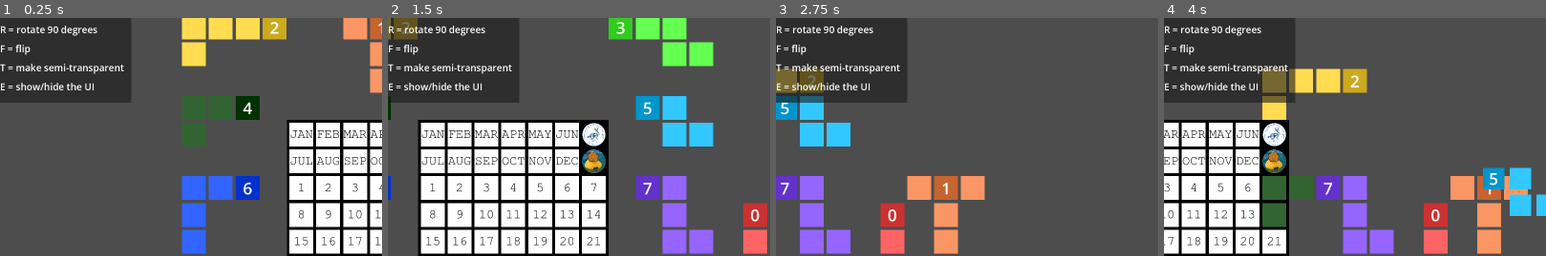
Above: before the commit, frames 1-4 (left to right).
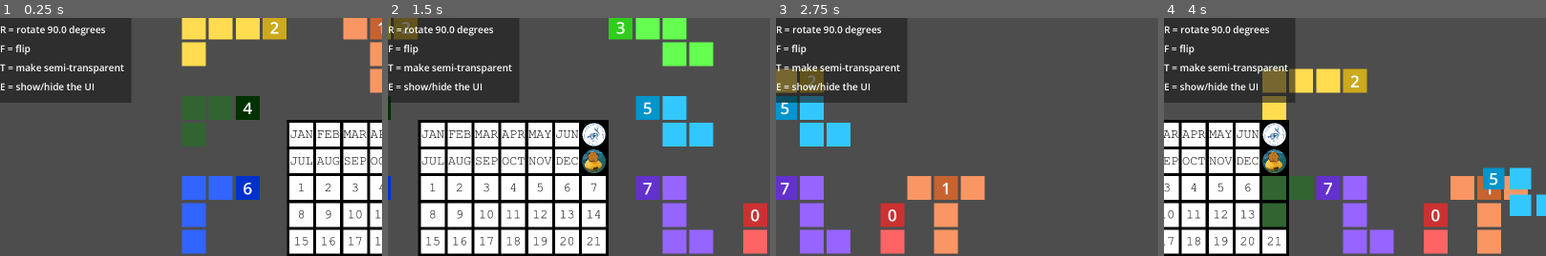
Above: after the commit, the same moments.

Repository: Jasper-Cn/Infinity
Game: Godot game, scene res://scenes/game.tscn
Two runs of this game, one before a commit and one after it. Both use one fixed random seed, a clock stepped at 60 frames per second and the inputs below. Sound files missing from this copy of the repository are replaced by a short silence.
Inputs (mouse positions are % of the whole screen's width and height, from its top left):
- Up to frame 1 (0.25 s): no input
- Up to frame 2 (1.5 s): tap Enter at 0.5 s; move the mouse to (72, 45) at 0.52 s; hold D (Right) 0.53-1.25 s; tap 0 (0) at 0.6 s; click (72, 45) at 0.67 s; tap 1 (1) at 0.8 s; drag from (30, 55) to (45, 70) at 1.27 s
- Up to frame 3 (2.75 s): move the mouse to (60, 28) at 2.02 s; hold D (Right) from 2.03 s (still down); tap 2 (2) at 2.1 s; click (60, 28) at 2.17 s; tap 3 (3) at 2.3 s
- Up to frame 4 (4 s): release D (Right) at 2.75 s; drag from (45, 70) to (20, 35) at 2.77 s; move the mouse to (80, 65) at 3.52 s; hold A (Left) from 3.53 s (still down); tap 4 (4) at 3.6 s; click (80, 65) at 3.67 s; tap 5 (5) at 3.8 s
The pictures show only the part of the screen within x 0-50%, y 3-53%; the shares and areas given below are measured in that part.

The runs differ from the first frame. In frame 1, 0.2% of the frame differs, in the area x 15-28%, y 3-8%; in frame 2, 0.2%; in frame 3, 0.2%; in frame 4, 0.2%.

Commit message:
fuxxxxxx bro, why chrome gotta be like this

Diff:
--- a/autoloads/event_bus.gd
+++ b/autoloads/event_bus.gd
@@ -6,4 +6,4 @@
 signal update_subject_color()
 signal drag(selected_num: int)
 signal get_subject_info(subject_num: int)
-signal set_subject_info(subject_info: Array)
+signal set_subject_info(subject_num: int, subject_info: Array)
--- a/autoloads/global.gd
+++ b/autoloads/global.gd
@@ -4,6 +4,8 @@
 const SETTINGS = preload("res://scenes/settings.tscn")
 const TILE_SIZE = Vector2(90, 90)
 const BOARD_SIZE = Vector2i(7, 8)
+const ROTATION_DEGREES_AMOUNT: float = 90
+const NUM_OF_SUBJECTS = 10
 
 var debug_mode : bool = true
 var mouse_dragging_item: int = -1
--- a/scenes/settings.tscn
+++ b/scenes/settings.tscn
@@ -8,13 +8,15 @@
 [sub_resource type="StyleBoxFlat" id="StyleBoxFlat_f4mfi"]
 bg_color = Color(0.6, 0.6, 0.6, 0.8627451)
 
-[node name="Settings" type="CanvasLayer" unique_id=271222457 node_paths=PackedStringArray("animations_button", "sfx_slider", "copy_button", "paste_button", "timer")]
+[node name="Settings" type="CanvasLayer" unique_id=271222457 node_paths=PackedStringArray("animations_button", "sfx_slider", "copy_button", "paste_button", "timer", "copy", "paste")]
 script = ExtResource("1_5p8wc")
 animations_button = NodePath("Panel/MarginContainer/VB/HB rotation animations/rotation animations Button")
 sfx_slider = NodePath("Panel/MarginContainer/VB/HBsfx/sfx Slider")
 copy_button = NodePath("Panel/MarginContainer/VB/copy Button")
 paste_button = NodePath("Panel/MarginContainer/VB/paste Button")
 timer = NodePath("Timer")
+copy = NodePath("Panel/MarginContainer/VB/Copy")
+paste = NodePath("Panel/MarginContainer/VB/Paste")
 popup_name = "Settings"
 
 [node name="Panel" type="Panel" parent="." unique_id=401543779]
@@ -193,13 +195,27 @@
 layout_mode = 2
 text = "full"
 
+[node name="Copy" type="TextEdit" parent="Panel/MarginContainer/VB" unique_id=1394708770]
+modulate = Color(1, 0, 1, 1)
+custom_minimum_size = Vector2(0, 40)
+layout_mode = 2
+placeholder_text = "Copy Arrangement From Here"
+
+[node name="Paste" type="TextEdit" parent="Panel/MarginContainer/VB" unique_id=498412981]
+modulate = Color(0, 1, 0, 1)
+custom_minimum_size = Vector2(0, 40)
+layout_mode = 2
+placeholder_text = "Paste Arrangement To Here"
+
 [node name="copy Button" type="Button" parent="Panel/MarginContainer/VB" unique_id=630262424]
+visible = false
 modulate = Color(1, 0, 1, 1)
 custom_minimum_size = Vector2(200, 0)
 layout_mode = 2
 text = "Copy arrangement"
 
 [node name="paste Button" type="Button" parent="Panel/MarginContainer/VB" unique_id=759007288]
+visible = false
 modulate = Color(0, 1, 0, 1)
 custom_minimum_size = Vector2(200, 0)
 layout_mode = 2
@@ -241,6 +257,7 @@
 [connection signal="pressed" from="Panel/MarginContainer/VB/HB flip animations/flip animations Button" to="." method="_on_animations_button_pressed" flags=18 binds= [1]]
 [connection signal="pressed" from="Panel/MarginContainer/VB/HB click animations/click animations Button" to="." method="_on_animations_button_pressed" flags=18 binds= [2]]
 [connection signal="pressed" from="Panel/MarginContainer/VB/HB move animations/move animations Button" to="." method="_on_animations_button_pressed" flags=18 binds= [3]]
+[connection signal="text_changed" from="Panel/MarginContainer/VB/Paste" to="." method="_on_paste_button_pressed"]
 [connection signal="pressed" from="Panel/MarginContainer/VB/copy Button" to="." method="_on_copy_button_pressed"]
 [connection signal="pressed" from="Panel/MarginContainer/VB/paste Button" to="." method="_on_paste_button_pressed"]
 [connection signal="pressed" from="Panel/MarginContainer/VB/Rebind Button" to="." method="_on_button_pressed" binds= ["Rebind"]]
--- a/scripts/subject.gd
+++ b/scripts/subject.gd
@@ -1,5 +1,7 @@
 extends Node2D
 class_name Subject
+
+const BLOCK_SIZE: float = 80
 
 @export var color: Color = Color("WHITE")
 @export var self_number: int
@@ -39,12 +41,12 @@
 	EventBus.set_subject_info.connect(_subject_info_grab)
 	EventBus.update_subject_color.connect(_set_color)
 	EventBus.drag.connect(_stop_dragging)
-	_set_color()
+	_set_position()
 
 
 func _process(delta: float) -> void:
-	if is_touching_mouse:
-		print(self_number)
+	#if is_touching_mouse:
+		#print(self_number)
 	if Global.current_popup_page == "":
 		if visible:
 			if Global.mouse_dragging_item == self_number:
@@ -92,18 +94,18 @@
 
 func _control_type_1_subject_movement(delta: float) -> void:
 	if Input.is_action_just_pressed("Left"):
-		ideal_global_position.x -= 90
+		ideal_global_position.x -= Global.TILE_SIZE.x
 	if Input.is_action_just_pressed("Right"):
-		ideal_global_position.x += 90
+		ideal_global_position.x += Global.TILE_SIZE.x
 	if Input.is_action_just_pressed("Up"):
-		ideal_global_position.y -= 90
+		ideal_global_position.y -= Global.TILE_SIZE.y
 	if Input.is_action_just_pressed("Down"):
-		ideal_global_position.y += 90
+		ideal_global_position.y += Global.TILE_SIZE.y
 	var input_dir := Input.get_vector("Left", "Right", "Up", "Down")
 	if input_dir != Vector2.ZERO:
 		timer += delta
 		if timer >= wait_time:
-			ideal_global_position += ceil(input_dir) * 90
+			ideal_global_position += ceil(input_dir) * Global.TILE_SIZE
 			wait_time = 0.05
 			timer = 0
 		_tween_position_property()
@@ -118,31 +120,38 @@
 		0:
 			tweener.tween_property(self, "global_position", Vector2(ideal_global_position.x, ideal_global_position.y), duration)
 		1:
-			tweener.tween_property(self, "global_position", Vector2(floor((ideal_global_position.x+45)/90)*90, floor((ideal_global_position.y+45)/90)*90), duration)
+			tweener.tween_property(self, "global_position", _calculate_ideal_global_position(), duration)
 
 
 func _position_tween_to_grid() -> void:
 	Global.previous_mdi = Global.mouse_dragging_item
 	Global.mouse_dragging_item = -1
-	ideal_global_position.x = floor((ideal_global_position.x+45)/90)*90
-	ideal_global_position.y = floor((ideal_global_position.y+45)/90)*90
+	ideal_global_position = _calculate_ideal_global_position()
 	_tween_position_property()
+
+
+func _calculate_ideal_global_position() -> Vector2:
+	return Vector2(floor((ideal_global_position.x + (Global.TILE_SIZE.x/2))/Global.TILE_SIZE.x)*Global.TILE_SIZE.x,
+				   floor((ideal_global_position.y + (Global.TILE_SIZE.y/2))/Global.TILE_SIZE.y)*Global.TILE_SIZE.y)
 
 
 func _set_color(rect_0_minus_color: float = 0.2, rect_other: float = 0) -> void:
 	color_rect_0.color = Color(color.r - rect_0_minus_color, color.g - rect_0_minus_color, color.b - rect_0_minus_color)
+	for i in rect_arr.size():
+		rect_arr[i].color = Color(color.r - rect_other, color.g - rect_other, color.b - rect_other)
+
+func _set_position() -> void:
 	for i in rect_arr.size():
 		if coord_arr[i] == Vector2i(0, 0):
 			rect_arr[i].hide()
 		else:
-			rect_arr[i].position.x = coord_arr[i].x * 90 - 40
-			rect_arr[i].position.y = coord_arr[i].y * 90 - 40
-		rect_arr[i].color = Color(color.r - rect_other, color.g - rect_other, color.b - rect_other)
-
+			rect_arr[i].position.x = coord_arr[i].x * Global.TILE_SIZE.x - BLOCK_SIZE/2
+			rect_arr[i].position.y = coord_arr[i].y * Global.TILE_SIZE.y - BLOCK_SIZE/2
+	_set_color()
 
 func _rotate() -> void:
-	ideal_rotation_degrees += ideal_scale_x * 90
-	ideal_block_rotation_degrees -= ideal_scale_x * 90
+	ideal_rotation_degrees += ideal_scale_x * int(Global.ROTATION_DEGREES_AMOUNT)
+	ideal_block_rotation_degrees -= ideal_scale_x * int(Global.ROTATION_DEGREES_AMOUNT)
 	if Global.animations_type[0] < 2:
 		var tweener : Tween = get_tree().create_tween()
 		tweener.tween_property(rotation_2d, "rotation_degrees", ideal_rotation_degrees, 0.3)
@@ -219,18 +228,10 @@
 		Global.subject_info = [int(position.x), int(position.y), ideal_rotation_degrees, ideal_scale_x]
 
 
-func _subject_info_grab(pasted_subject_info: Array) -> void:
-	pasted_subject_info[self_number][0] -= floor(float(Global.BOARD_SIZE.x)/2)
-	pasted_subject_info[self_number][0] *= 90
-	pasted_subject_info[self_number][1] -= floor(float(Global.BOARD_SIZE.y)/2)
-	pasted_subject_info[self_number][1] *= 90
-	pasted_subject_info[self_number][2] *= 90
-	if pasted_subject_info[self_number][3] == 0:
-		pasted_subject_info[self_number][3] = 1
-	else:
-		pasted_subject_info[self_number][3] = -1
-	position = Vector2(pasted_subject_info[self_number][0], pasted_subject_info[self_number][1])
-	ideal_rotation_degrees = pasted_subject_info[self_number][2]
-	ideal_scale_x = pasted_subject_info[self_number][3]
-	rotation_2d.rotation_degrees = ideal_rotation_degrees
-	flip_2d.scale.x = ideal_scale_x
+func _subject_info_grab(subject_num: int, pasted_subject_info: Array) -> void:
+	if subject_num == self_number:
+		position = Vector2(pasted_subject_info[0], pasted_subject_info[1])
+		ideal_rotation_degrees = pasted_subject_info[2]
+		ideal_scale_x = pasted_subject_info[3]
+		rotation_2d.rotation_degrees = ideal_rotation_degrees
+		flip_2d.scale.x = ideal_scale_x
--- a/scripts/ui/settings.gd
+++ b/scripts/ui/settings.gd
@@ -5,6 +5,8 @@
 @export var copy_button: Button
 @export var paste_button: Button
 @export var timer: Timer
+@export var copy: TextEdit
+@export var paste: TextEdit
 
 func _ready() -> void:
 	super()
@@ -31,6 +33,11 @@
 		EventBus.update_UI.emit("visibility")
 
 
+func on_settings_button_pressed() -> void:
+	super()
+	_on_copy_button_pressed(true)
+
+
 func _on_animations_button_pressed(source: Button, i: int) -> void:
 	Global.animations_type[i] += 1
 	Global.animations_type[i] %= 3
@@ -55,28 +62,59 @@
 			source.text = "Mouse"
 
 
-func _on_copy_button_pressed() -> void:
-	var full_subject_info: Array
-	for i in 10:
+func _on_copy_button_pressed(settings: bool = false) -> void:
+	#var full_subject_info: Array
+	var condensed_subject_info: String = "#"
+	var condensed_position: int
+	var condensed_rotational_and_flip: int
+	for i in Global.NUM_OF_SUBJECTS:
 		EventBus.get_subject_info.emit(i)
-		Global.subject_info[0] /= 90
+		Global.subject_info[0] /= Global.TILE_SIZE.x
 		Global.subject_info[0] += int(floor(float(Global.BOARD_SIZE.x)/2))
-		Global.subject_info[1] /= 90
+		Global.subject_info[1] /= Global.TILE_SIZE.y
 		Global.subject_info[1] += int(floor(float(Global.BOARD_SIZE.y)/2))
+		if Global.subject_info[0] >= Global.BOARD_SIZE.x or Global.subject_info[0] < 0\
+		or Global.subject_info[1] >= Global.BOARD_SIZE.y or Global.subject_info[1] < 0:
+			condensed_position = -1
+		else:
+			condensed_position = Global.subject_info[0] + Global.subject_info[1] * Global.BOARD_SIZE.x
+		if condensed_position < 10 and condensed_position >= 0:
+			condensed_subject_info += "0"
+		condensed_subject_info += str(condensed_position)
 		Global.subject_info[2] %= 360
-		Global.subject_info[2] /= 90
+		Global.subject_info[2] /= Global.ROTATION_DEGREES_AMOUNT
 		if Global.subject_info[2] < 0:
-			Global.subject_info[2] = 4 + Global.subject_info[1]
+			Global.subject_info[2] = (360/Global.ROTATION_DEGREES_AMOUNT) + Global.subject_info[2]
 		if Global.subject_info[3] == -1:
 			Global.subject_info[3] = 1
 		else:
 			Global.subject_info[3] = 0
-		full_subject_info.append(Global.subject_info)
-		#print(Global.subject_info)
-	DisplayServer.clipboard_set(str(full_subject_info))
-	copy_button.text = "copied!"
+		condensed_rotational_and_flip = Global.subject_info[2] + (Global.subject_info[3] * int(360/Global.ROTATION_DEGREES_AMOUNT))
+		condensed_subject_info += str(condensed_rotational_and_flip)
+		if i < 9:
+			condensed_subject_info += ""
+	if OS.has_feature("web"):
+		copy.show()
+		copy_button.hide()
+		paste.show()
+		paste_button.hide()
+		# Use JavaScriptBridge to copy text via the browser
+		#if JavaScriptBridge.has_method("eval"):
+			# Prompt approach: Prompts the browser to show a native dialog box
+			# where the user can copy the text manually, bypassing strict iframe blocks.
+		copy.text = condensed_subject_info
+	else:
+		copy.hide()
+		copy_button.show()
+		paste.hide()
+		paste_button.show()
+		# Standard native desktop clipboard behavior
+		DisplayServer.clipboard_set(condensed_subject_info)
+		if not settings:
+			copy_button.text = "copied!"
 	timer.start()
-
+	#print(condensed_subject_info)
+	#print(condensed_rotational_and_flip)
 
 func _on_timer_timeout() -> void:
 	copy_button.text = "Copy arrangement"
@@ -84,10 +122,35 @@
 
 
 func _on_paste_button_pressed() -> void:
-	var pasted_subject_info: Variant = str_to_var(DisplayServer.clipboard_get())
-	if pasted_subject_info is Array:
-		paste_button.text = "pasted!"
-		EventBus.set_subject_info.emit(pasted_subject_info)
-	else:
+	var pasted_subject_info: Variant = DisplayServer.clipboard_get().substr(1)
+	#print(pasted_subject_info)
+	var regex: RegEx = RegEx.new()
+	regex.compile("^[0-9-]+$")
+	if not pasted_subject_info.length() == 30 or regex.search(pasted_subject_info) == null:
 		paste_button.text = "Pasted invalid text"
+		timer.start()
+		return
+	for i in 10:
+		var subject_info_i: String = pasted_subject_info.substr(0 + (i * 3), 3)
+		var position_i: int = int(subject_info_i.substr(0, 2))
+		var rotation_and_flip_i: int = int(subject_info_i.substr(2, 1))
+		var array_i: Array = ["position.x", "position.y", "rotation_degrees", "scale.x"]
+		if not position_i >= Global.BOARD_SIZE.x * Global.BOARD_SIZE.y\
+		and not rotation_and_flip_i >= 4 * 2 and not position_i < 0:
+			array_i[0] = (position_i % Global.BOARD_SIZE.x)
+			array_i[0] -= int(floor(float(Global.BOARD_SIZE.x)/2))
+			array_i[0] *= Global.TILE_SIZE.x
+			array_i[1] = int(floor(float(position_i) / Global.BOARD_SIZE.x))
+			array_i[1] -= int(floor(float(Global.BOARD_SIZE.y)/2))
+			array_i[1] *= Global.TILE_SIZE.y
+			array_i[2] = rotation_and_flip_i % int(360/Global.ROTATION_DEGREES_AMOUNT)
+			array_i[2] *= Global.ROTATION_DEGREES_AMOUNT
+			array_i[3] = int(floor(float(rotation_and_flip_i) / int(360/Global.ROTATION_DEGREES_AMOUNT)))
+			if array_i[3] == 0:
+				array_i[3] = 1
+			else:
+				array_i[3] = -1
+			EventBus.set_subject_info.emit(i, array_i)
+			paste_button.text = "pasted!"
+			paste.text = ""
 	timer.start()
--- a/scripts/ui/ui.gd
+++ b/scripts/ui/ui.gd
@@ -9,7 +9,7 @@
 var label_arr : Array
 var label_text_arr : Array = [
 	"open settings",
-	"rotate 90 degrees",
+	"rotate " + str(Global.ROTATION_DEGREES_AMOUNT) +  " degrees",
 	"flip",
 	"make semi-transparent",
 	"show/hide the UI",
Binary file added: infinity 0916/index.apple-touch-icon.png
Binary file added: infinity 0916/index.icon.png
Binary file added: infinity 0916/index.png
Not shown, changed: .DS_Store
Not shown, added: infinity 0916.zip
Not shown, added: infinity 0916/index.audio.position.worklet.js
Not shown, added: infinity 0916/index.audio.worklet.js
Not shown, added: infinity 0916/index.html
Not shown, added: infinity 0916/index.js
Not shown, added: infinity 0916/index.pck
Not shown, added: infinity 0916/index.wasm
